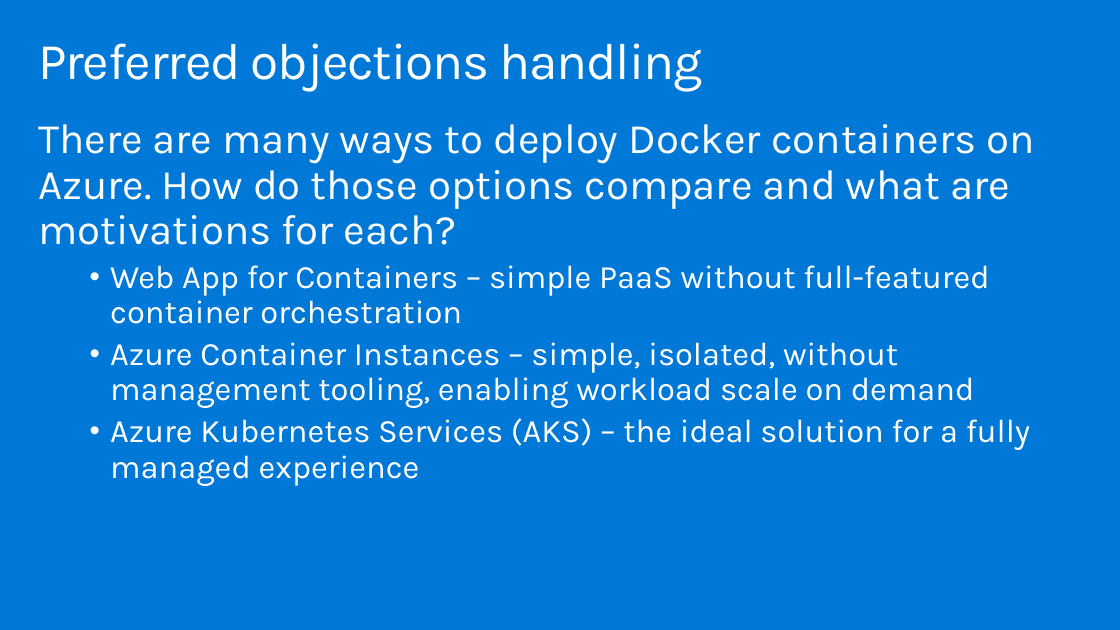
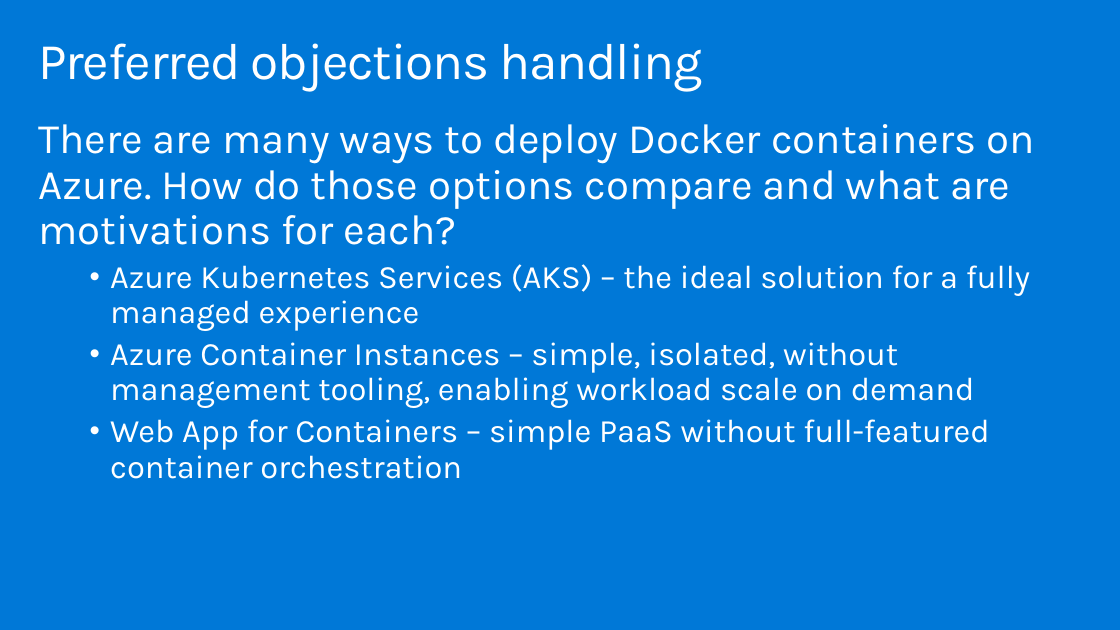
Before and after one commit to watson-enlighten/MCW-Cloud-native-applications, a slide deck: slide 20 of Whiteboard design session/WDS trainer presentation - Cloud-native applications.pptx. Drawn at 1120x630 pixels with LibreOffice and Linux fonts; fonts in the diff are those of the drawing. Boxes give left, top, right and bottom in pixels: in the first picture for what was removed or moved away, otherwise in the second. Text is boxed around its words. In the diff, an @@ line names an element or a change of style, - is before the commit and + after.

Commit message:
Updates to preferred solution diagram

```diff
--- a/Whiteboard design session/WDS trainer presentation - Cloud-native applications.pptx
+++ b/Whiteboard design session/WDS trainer presentation - Cloud-native applications.pptx
@@ text at [110,264,1030,408]: paragraphs added @@
+    • Azure Kubernetes Services (AKS) – the ideal solution for a fully managed experience
+    • Azure Container Instances – simple, isolated, without management tooling, enabling workload scale on demand
@@ text at [110,342,1030,486]: paragraphs removed @@
-    • Azure Container Instances – simple, isolated, without management tooling, enabling workload scale on demand
-    • Azure Kubernetes Services (AKS) – the ideal solution for a fully managed experience
```
Also in this commit, not shown: 1 other slide changed, 4 other files.
